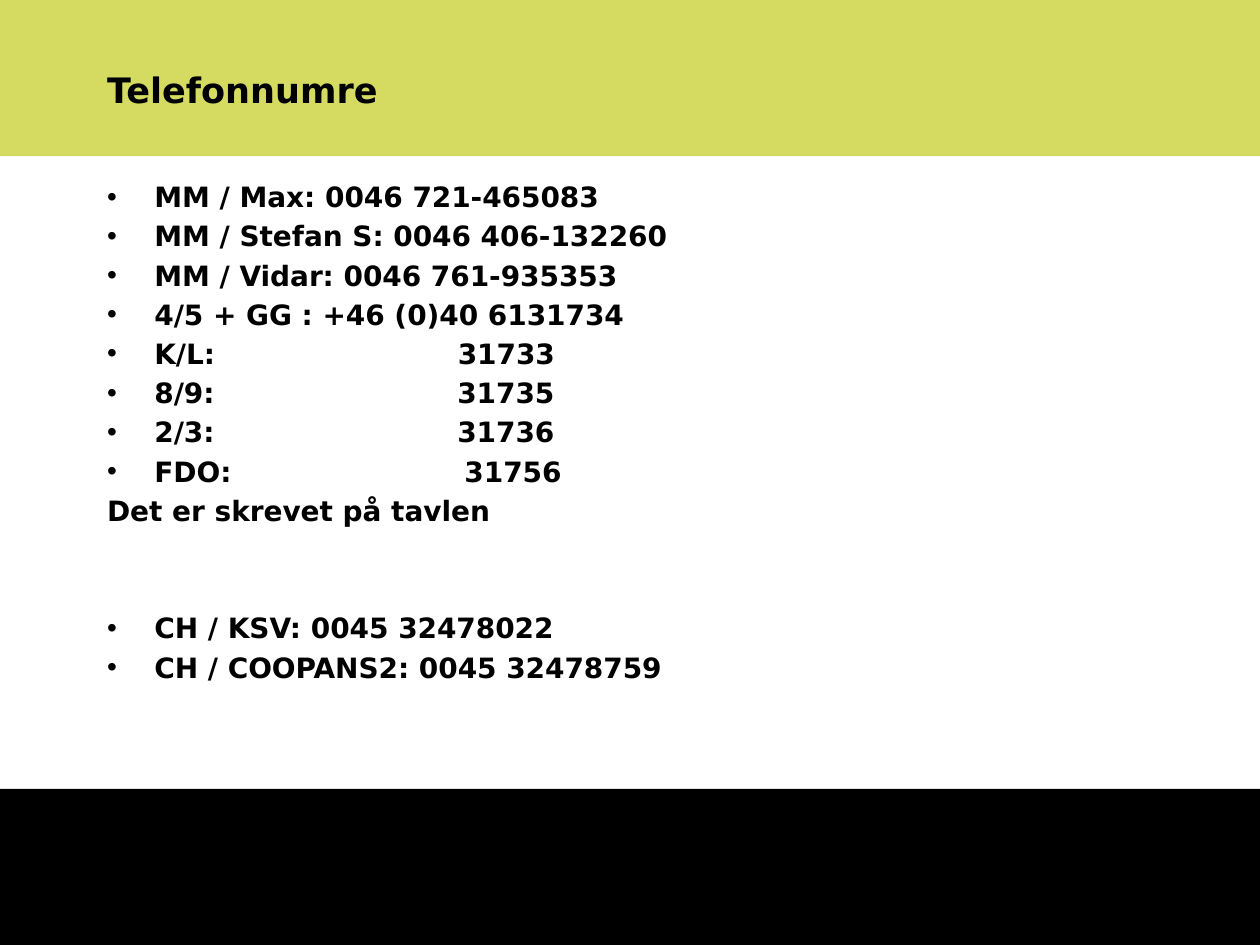
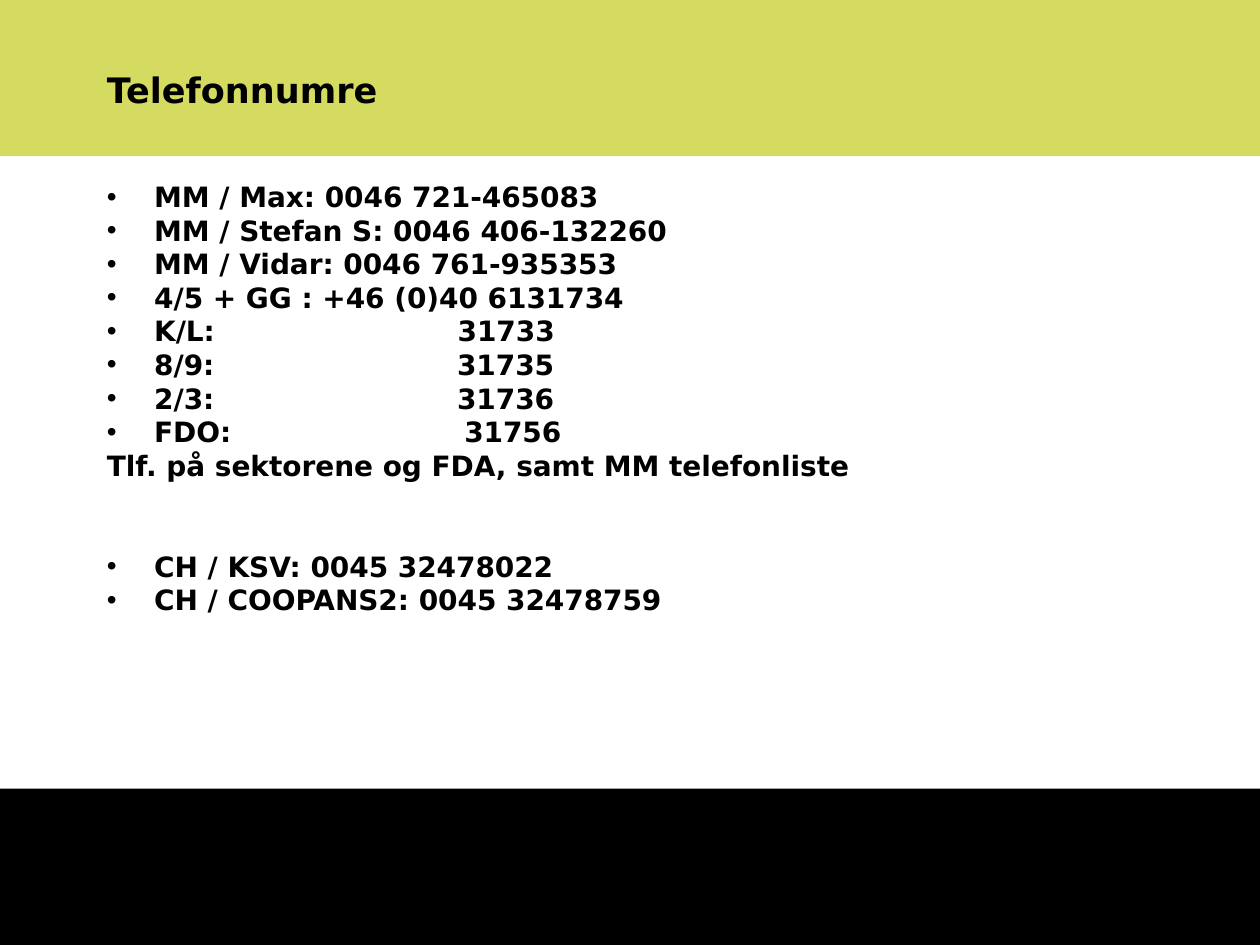
Before and after one commit to danchrist/officedoc, a slide deck: slide 10 of agenda_2016W34_1 [632300].pptx. Drawn at 1260x945 pixels with LibreOffice and Linux fonts; fonts in the diff are those of the drawing; background and template pictures are left out. Boxes give left, top, right and bottom in pixels: in the first picture for what was removed or moved away, otherwise in the second. Text is boxed around its words. In the diff, an @@ line names an element or a change of style, - is before the commit and + after.

```diff
--- a/agenda_2016W34_1 [632300].pptx
+++ b/agenda_2016W34_1 [632300].pptx
@@ text at bbox=[154, 186, 667, 611]: indent changed; less space between paragraphs @@
@@ text at bbox=[107, 453, 849, 482]: text changed @@
-Det er skrevet på tavlen
+Tlf. på sektorene og FDA, samt MM telefonliste
```
Also in this commit, not shown: 9 other slides changed.
